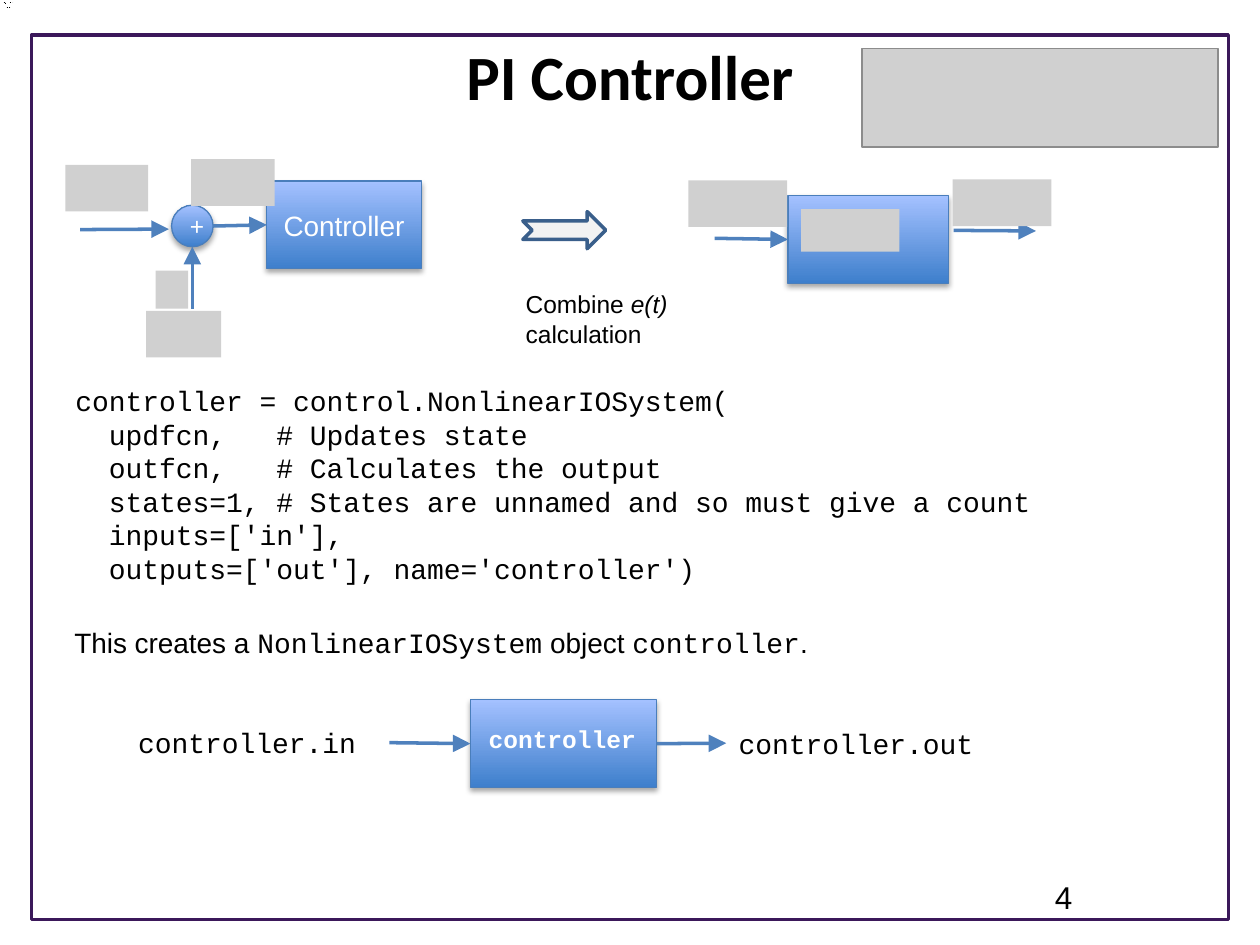
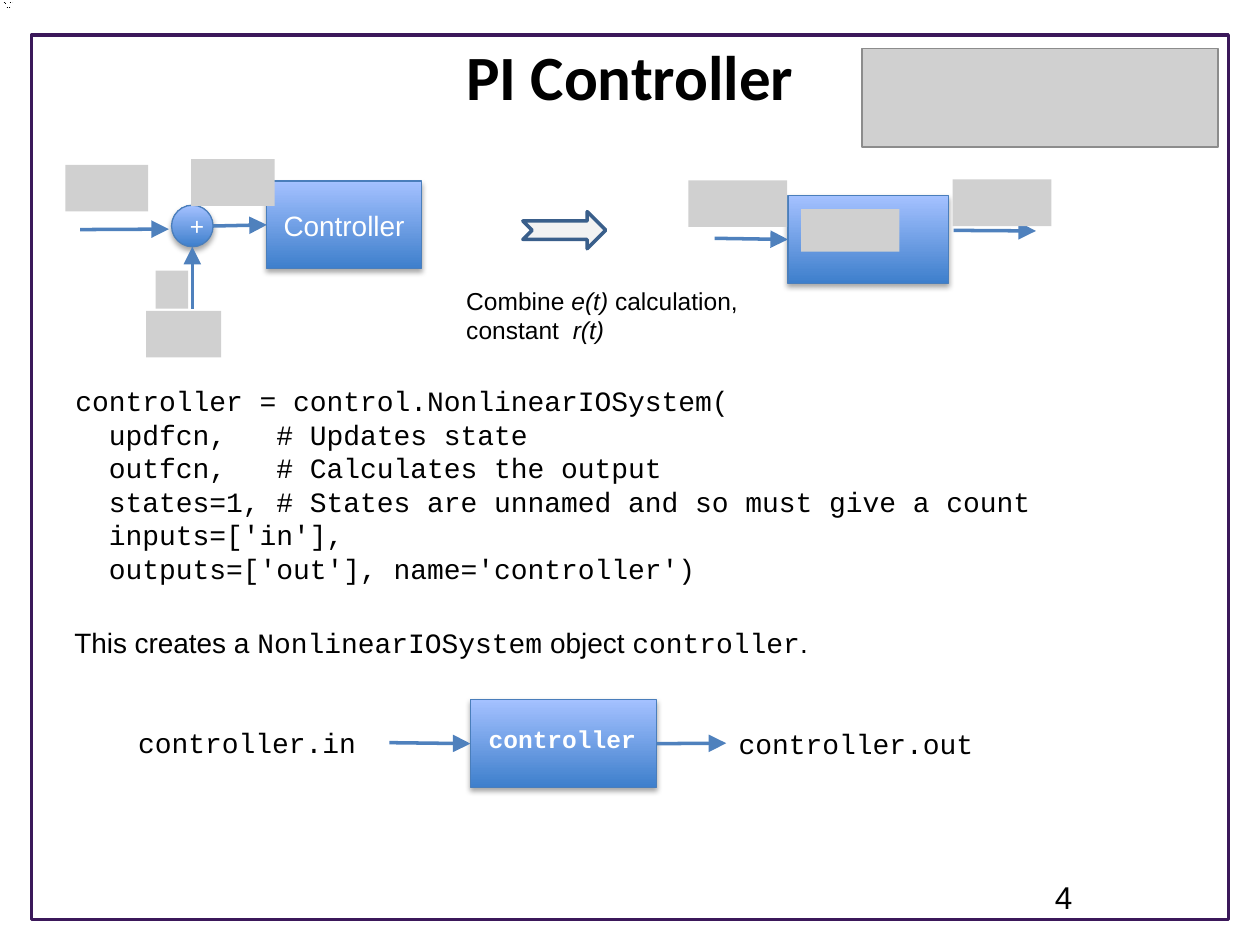
Before and after one commit to joseph-hellerstein/advanced-controls-lectures, a slide deck: slide 4 of classes/winter_2023/lectures/lecture_06-building-closed-loop-testbed/building_closed_loop_testbed.pptx. Drawn at 1260x945 pixels with LibreOffice and Linux fonts; fonts in the diff are those of the drawing; grey boxes stand for pictures; background and template pictures are left out. Boxes give left, top, right and bottom in pixels: in the first picture for what was removed or moved away, otherwise in the second. Text is boxed around its words. In the diff, an @@ line names an element or a change of style, - is before the commit and + after.

Commit message:
Lecture 6 updates

```diff
--- a/classes/winter_2023/lectures/lecture_06-building-closed-loop-testbed/building_closed_loop_testbed.pptx
+++ b/classes/winter_2023/lectures/lecture_06-building-closed-loop-testbed/building_closed_loop_testbed.pptx
@@ text at (466, 292, 738, 344): text changed @@
-Combine e(t) calculation
+Combine e(t) calculation, constant r(t)
```
Also in this commit, not shown: 1 other file.
